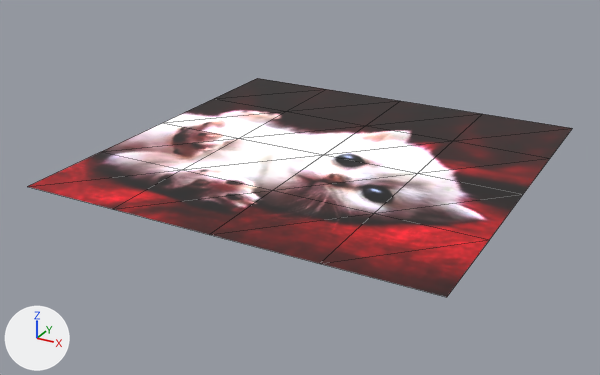
A saved change to the glTF model model/FloorDisc.gltf.
Camera for both pictures: a camera (50 mm lens) standing at (2.248, -4.399, 1.936) and looking at (-0.092, -0.146, -0.19). Lighting does not change. The marker at lower left points along +X, +Y and +Z. Mesh edges are drawn as thin lines. Vertices at the same position are counted once.

Before the edit, the objects in view are built like this:
```python
me_plane001 = bpy.data.meshes.new('Plane001')
me_plane001.from_pydata(...)  # 25 vertices, 32 faces; spans x -1.28..1.28, y -1.28..1.28, z 0.0
me_plane001.materials.append(mat_material__27)
ob_plane001 = bpy.data.objects.new('Plane001', me_plane001)
ob_plane001.location = (0.0, 0.0, 0.0)
```
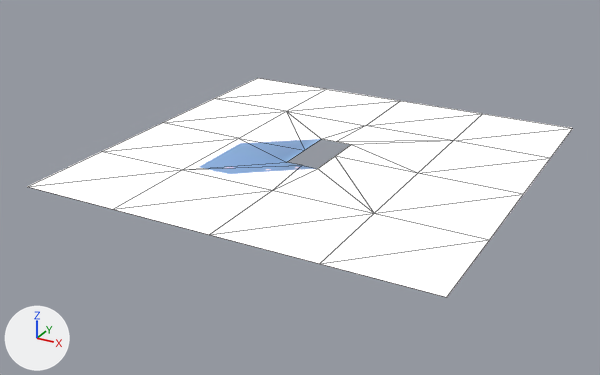
The newer file is also rescaled (x23.42) as a whole; pictures and numbers use the older file's frame.

The change, as a diff of the scene's bpy script:
```diff
--- a/model/FloorDisc.gltf.py
+++ b/model/FloorDisc.gltf.py
@@ img_floordisc_vraycompletemap_jpg @@
+img_floordisc_vraycompletemap_jpg = load_image('FloorDisc_VRayCompleteMap.jpg', 'tex/FloorDisc_VRayCompleteMap.jpg', 2048, 2048, 'sRGB')
@@ mat_floordiscbaked @@
+mat_floordiscbaked = bpy.data.materials.new('FloorDiscBaked')
+# uses the picture img_floordisc_vraycompletemap_jpg
@@ me_plane001 @@
 # used by ob_plane001; location = (0.0, 0.0, 0.0)
-me_plane001.from_pydata(...)  # 25 vertices, 32 faces; spans x -1.28..1.28, y -1.28..1.28, z 0.0
+me_plane001.from_pydata(...)  # 32 vertices, 40 faces; spans x -1.28..1.28, y -1.28..1.28, z 0.0
+# me_plane001 part 1
+# 1 vertex is removed from x 0.0, y 0.0, z 0.0
+# 8 faces are deleted
+# 8 vertices are added at x -0.14..0.08, y -0.22..0.25, z 0.0
+# 16 new faces join them
+# me_plane001 part 2: 24 faces spanning x -1.28..1.28, y -1.28..1.28, z 0.0 switch from mat_material__27 to mat_floordiscbaked
```

Location of each change, [x1, y1, x2, y2] in pixels of the pictures (600 x 375 px):
'Plane001', reshaped: before [27, 78, 573, 297]; after [27, 78, 572, 297]
part 1 of me_plane001, built on: [183, 112, 453, 213] in both
part 2 of me_plane001, recoloured: [27, 78, 572, 297] in both
